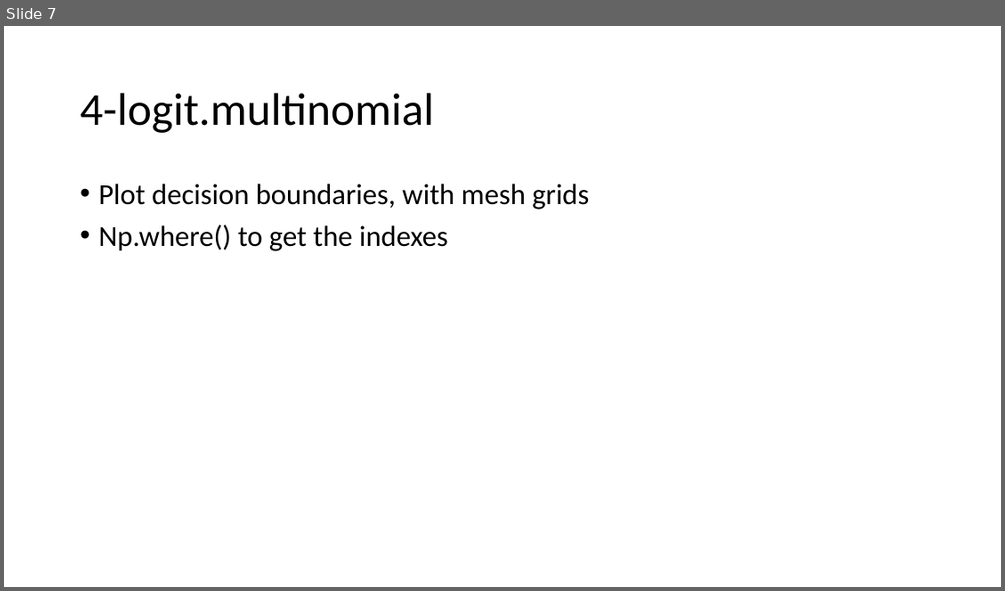
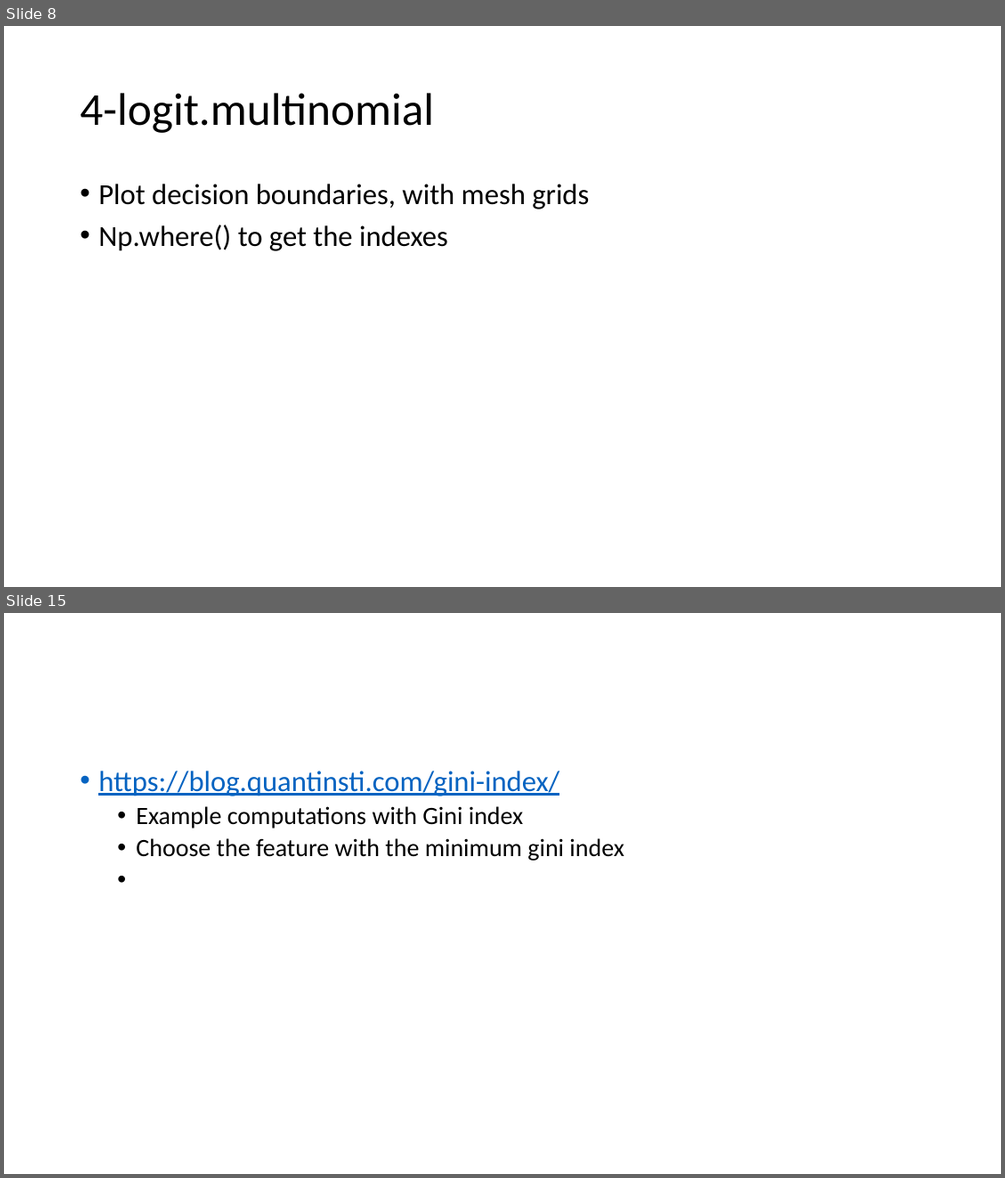
Before and after one commit to FranzGH/IoT_ML, a slide deck: Sklearn-UG.pptx. Shown one above the other, each under a label of ours: slide 7 before the commit, slides 8 and 15 after it; the slides between them are not shown. The pictures are 1005x591 and 1005x1178 pixels, drawn with LibreOffice and Linux fonts; fonts in the diff are those of the drawing. Boxes give left, top, right and bottom in pixels: in the first picture for what was removed or moved away, otherwise in the second. Text is boxed around its words. In the diff, an @@ line names an element or a change of style, - is before the commit and + after.

```diff
--- a/Sklearn-UG.pptx
+++ b/Sklearn-UG.pptx
@@ slide 15 added at (x1=4, y1=613, x2=1001, y2=1174), background #FFFFFF @@
@@ text added at (x1=98, y1=771, x2=623, y2=860), 24 pt, text #000000 @@
+• https://blog.quantinsti.com/gini-index/
+  • Example computations with Gini index
+  • Choose the feature with the minimum gini index
@@ what was slide 7 is now slide 8 @@
```
Also in this commit, not shown: 28 other slides added, 16 other files.
